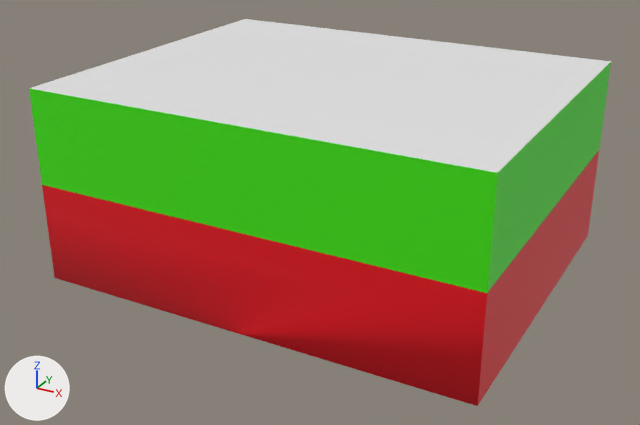
Two versions of the FBX model Assets/KefirProject/Room.fbx, one commit apart.
The view is the same before and after, from a 50 mm camera at (3.85, -7.31, 4.1) aimed at (-0.05, -0.22, 0.56). The axes (+X, +Y, +Z) are drawn at lower left. The lights are the same throughout. Vertices at the same position are counted once.
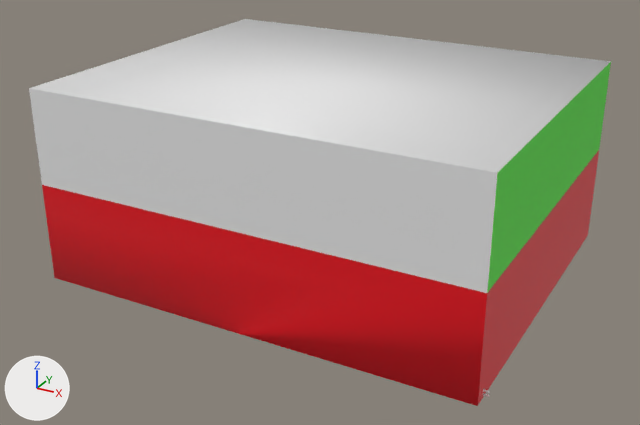
Diff of the bpy script that builds the scene:
```diff
--- a/Assets/KefirProject/Room.fbx.py
+++ b/Assets/KefirProject/Room.fbx.py
@@ mat_material_008 @@
+mat_material_008 = principled_material('Material.008')
+mat_material_008.base_color = (0.8, 0.8, 0.8)  # white #e7e7e7
@@ me_plane_023 @@
 # used by ob_plane_001; location = (0.0, 0.0, 0.0)
-me_plane_023.from_pydata(...)  # 36 vertices, 34 faces; spans x -2.18..2.18, y -1.76..1.76, z 0.0..1.92
+me_plane_023.from_pydata(...)  # 116 vertices, 76 faces; spans x -2.23..2.23, y -1.76..1.76, z 0.0..1.92
+# me_plane_023 part 1: 1 face spanning x -2.18..2.18, y -1.76, z 0.99..1.92 switches from mat_material_006 (green #41e700) to mat_material_008 (white #e7e7e7)
 me_plane_023.materials.append(mat_material_006)
@@ me_plane_023 @@
 me_plane_023.materials.append(mat_material_007)
+me_plane_023.materials.append(mat_material_008)  # white #e7e7e7
```

What differs and where, as boxes (x1, y1, x2, y2) in the pictures (640 x 425 px):
part 1 of me_plane_023, recoloured (green to white): (29, 88, 498, 293) in both
